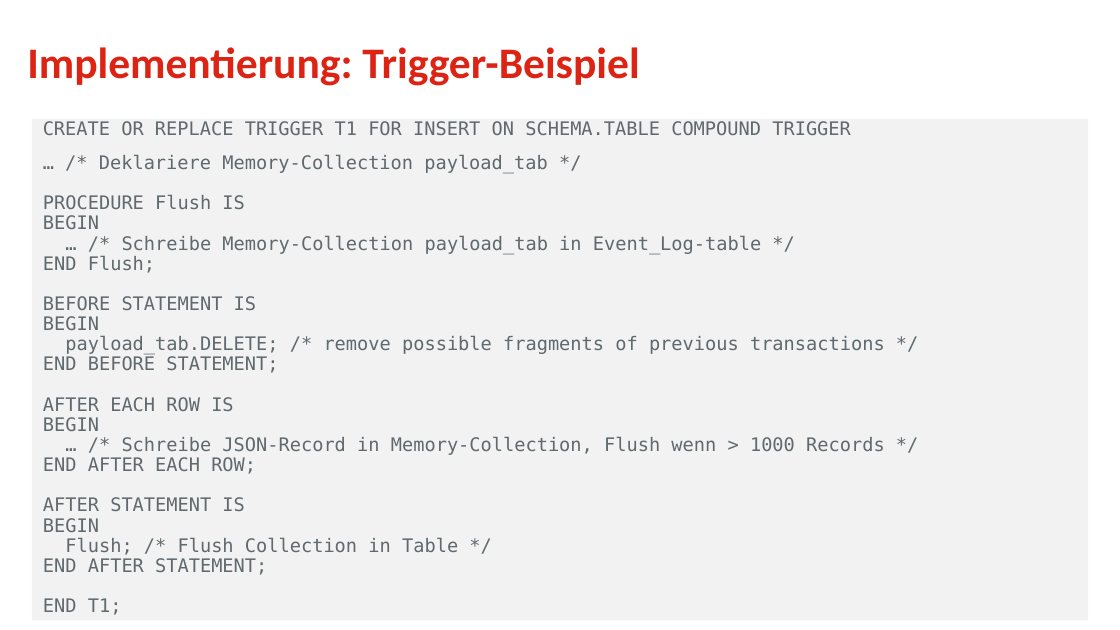
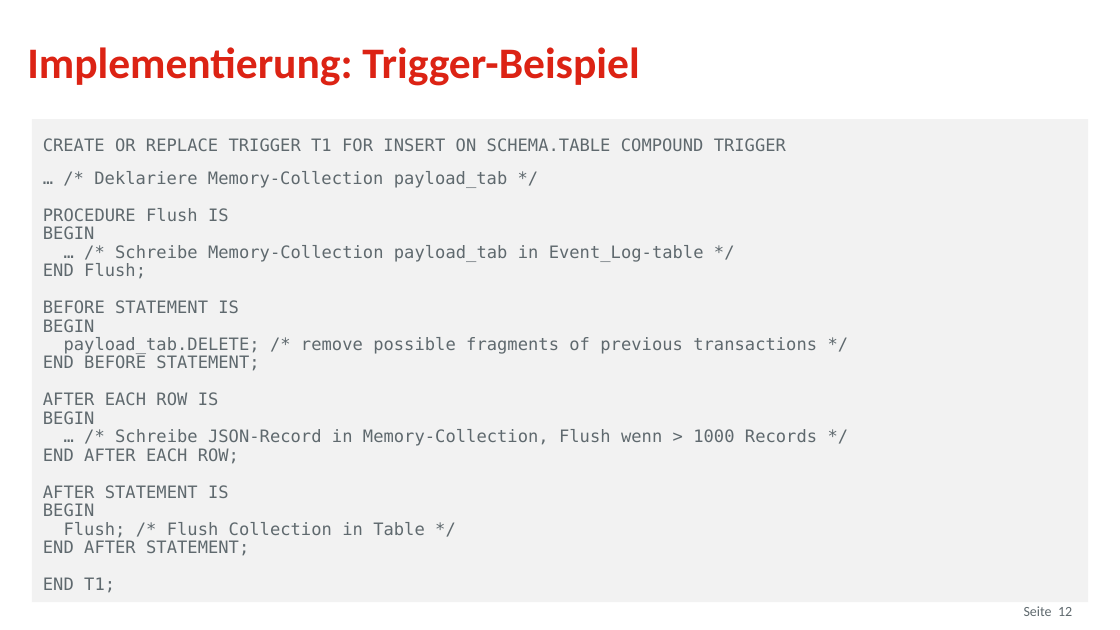
Before and after one commit to osp-ottogroup/movex-cdc, a slide deck: slide 12 of doc/2020-09_TriXX_Otto_QConf.pptx. Drawn at 1120x630 pixels with LibreOffice and Linux fonts; fonts in the diff are those of the drawing; background and template pictures are left out. Boxes give left, top, right and bottom in pixels: in the first picture for what was removed or moved away, otherwise in the second. Text is boxed around its words. In the diff, an @@ line names an element or a change of style, - is before the commit and + after.

```diff
--- a/doc/2020-09_TriXX_Otto_QConf.pptx
+++ b/doc/2020-09_TriXX_Otto_QConf.pptx
@@ rectangle "CREATE OR REPLACE TRIGGER T1 ...": place and size @@
-rectangle "CREATE OR REPLACE TRIGGER T1 ..." at (31,119,1088,620)
+rectangle "CREATE OR REPLACE TRIGGER T1 ..." at (31,119,1088,601)
@@ rectangle "CREATE OR REPLACE TRIGGER T1 ..." at (31,119,1088,601): size 12 to 11 pt @@
```
Also in this commit, not shown: 4 other slides changed, 5 other files.
